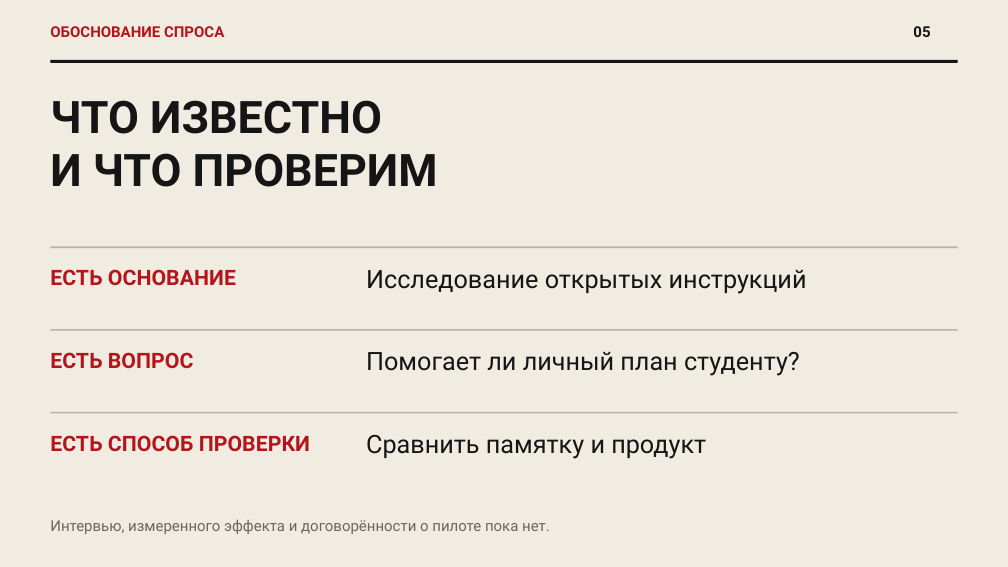
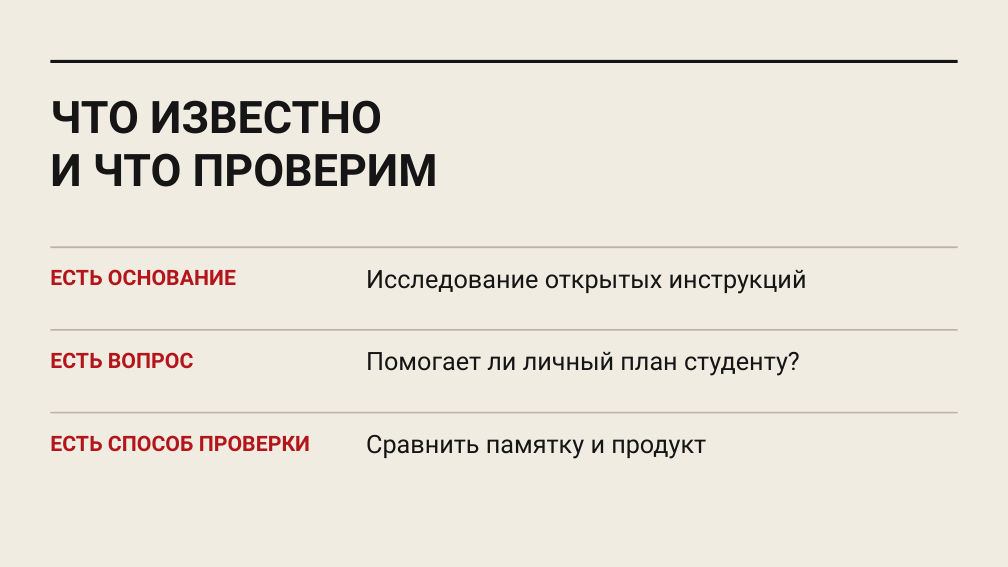
Before and after one commit to Ivana-banana/MAX, a slide deck: slide 6 of docs/presentation/draft-2026-10-24/first-90-days-product-style.pptx. Drawn at 1008x567 pixels with LibreOffice and Linux fonts; fonts in the diff are those of the drawing. Boxes give left, top, right and bottom in pixels: in the first picture for what was removed or moved away, otherwise in the second. Text is boxed around its words. In the diff, an @@ line names an element or a change of style, - is before the commit and + after.

```diff
--- a/docs/presentation/draft-2026-10-24/first-90-days-product-style.pptx
+++ b/docs/presentation/draft-2026-10-24/first-90-days-product-style.pptx
@@ text removed at box(50, 26, 224, 37) @@
-ОБОСНОВАНИЕ СПРОСА
@@ text removed at box(913, 26, 930, 37) @@
-05
@@ text removed at box(50, 520, 550, 534) @@
-Интервью, измеренного эффекта и договорённости о пилоте пока нет.
```
Also in this commit, not shown: 13 other slides changed, 4 other files.
